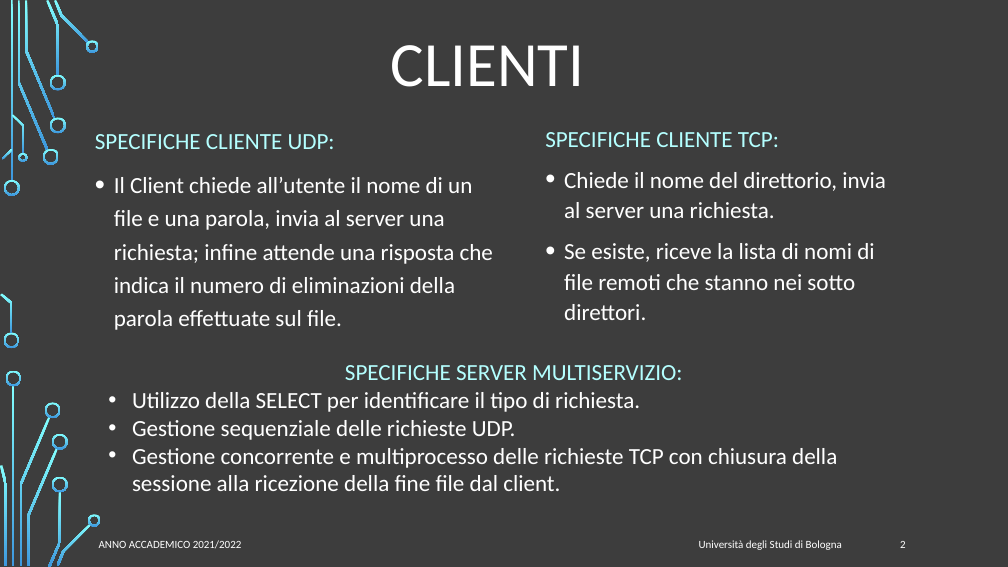
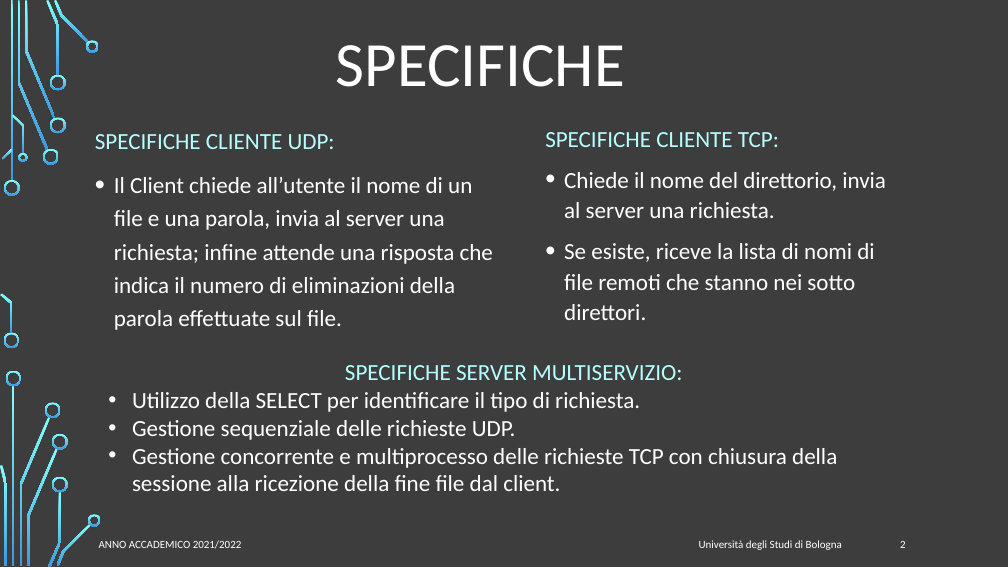
Before and after one commit to FlippaFloppa/Reti-di-Calcolatori-gruppo-Lore, a slide deck: slide 2 of Esercitazione_4/esercitazione4.pptx. Drawn at 1008x567 pixels with LibreOffice and Linux fonts; fonts in the diff are those of the drawing; background and template pictures are left out. Boxes give left, top, right and bottom in pixels: in the first picture for what was removed or moved away, otherwise in the second. Text is boxed around its words. In the diff, an @@ line names an element or a change of style, - is before the commit and + after.

```diff
--- a/Esercitazione_4/esercitazione4.pptx
+++ b/Esercitazione_4/esercitazione4.pptx
@@ title at (336,45,625,87): text changed @@
-CLIENTI
+SPECIFICHE
```
Also in this commit, not shown: 3 other slides changed, 1 slide added.
